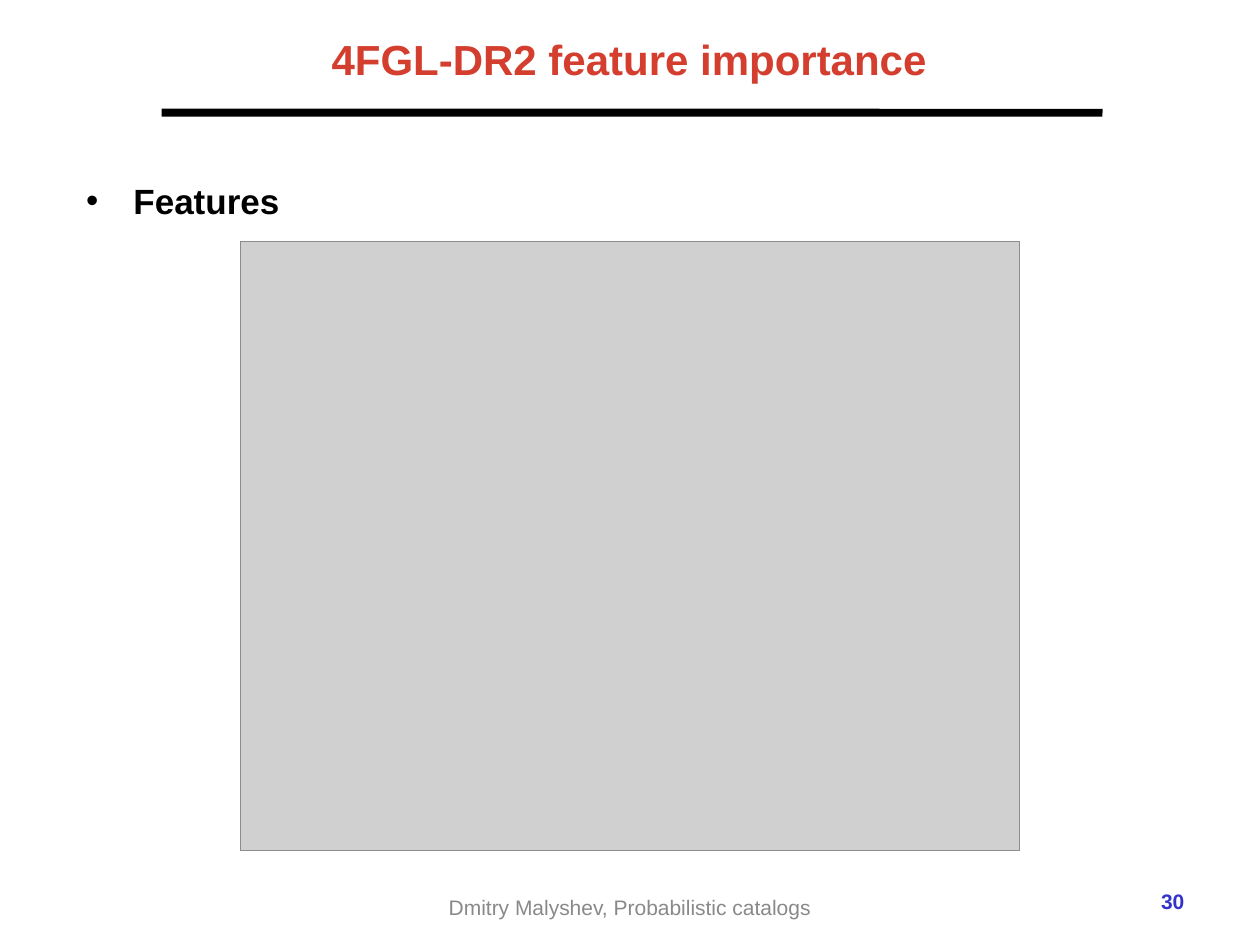
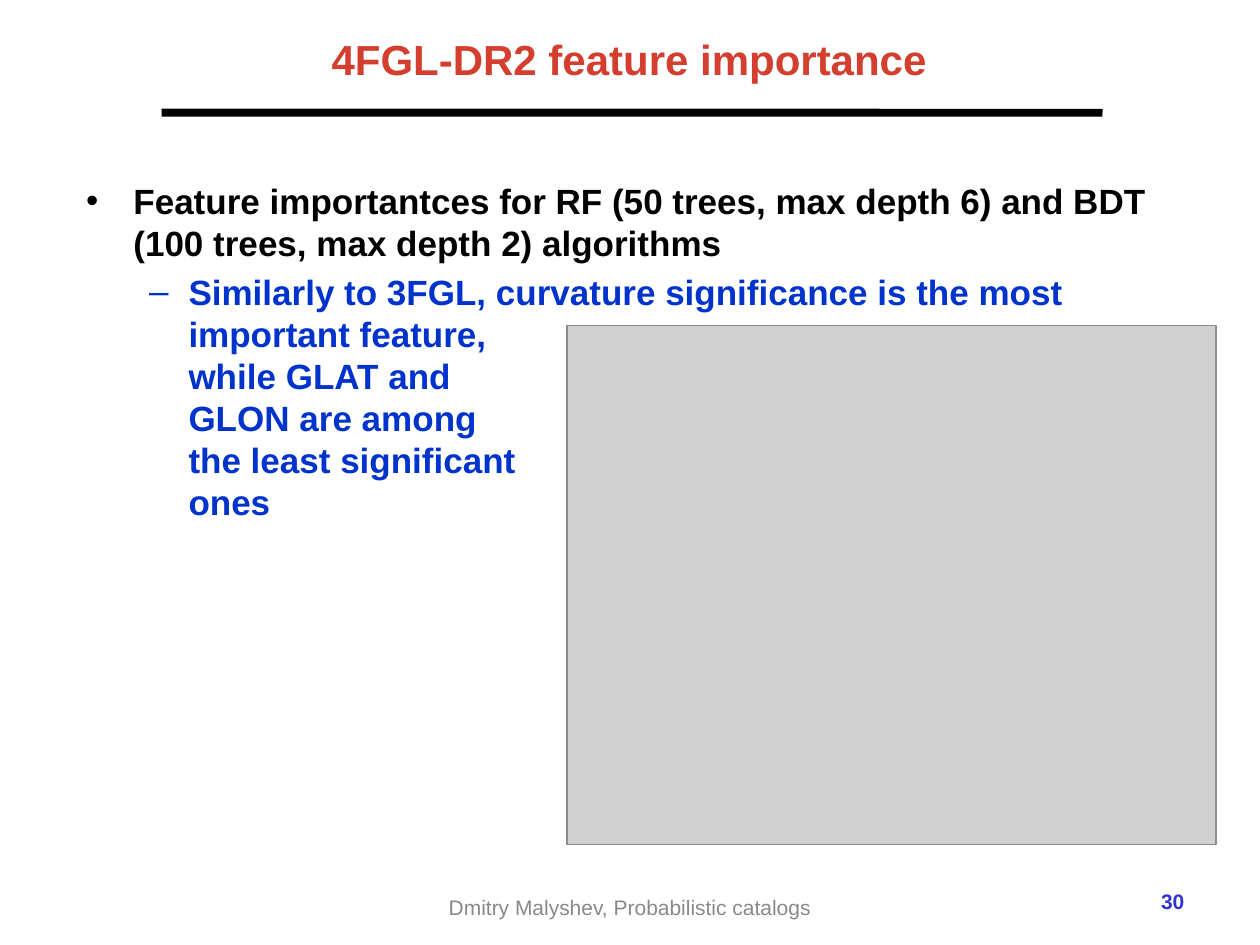
Before and after one commit to aakashbhat/Fermi-LAT, a slide deck: slide 30 of presentations/2021-02-Fermi_prob_catalog_gamma_group.pptx. Drawn at 1260x945 pixels with LibreOffice and Linux fonts; fonts in the diff are those of the drawing; grey boxes stand for pictures; background and template pictures are left out. Boxes give left, top, right and bottom in pixels: in the first picture for what was removed or moved away, otherwise in the second. Text is boxed around its words. In the diff, an @@ line names an element or a change of style, - is before the commit and + after.

Commit message:
minor change to backup slides of gamma group presentation

```diff
--- a/presentations/2021-02-Fermi_prob_catalog_gamma_group.pptx
+++ b/presentations/2021-02-Fermi_prob_catalog_gamma_group.pptx
@@ text at (133, 188, 1145, 516): text changed; text colour #000000 to #0033CC @@
-• Features
+• Feature importantces for RF (50 trees, max depth 6) and BDT (100 trees, max depth 2) algorithms
+  – Similarly to 3FGL, curvature significance is the most important feature,
+    while GLAT and
+    GLON are among
+    the least significant
+    ones
@@ picture removed at (241, 242, 1019, 850) @@
@@ picture added at (567, 325, 1216, 844) @@
```
